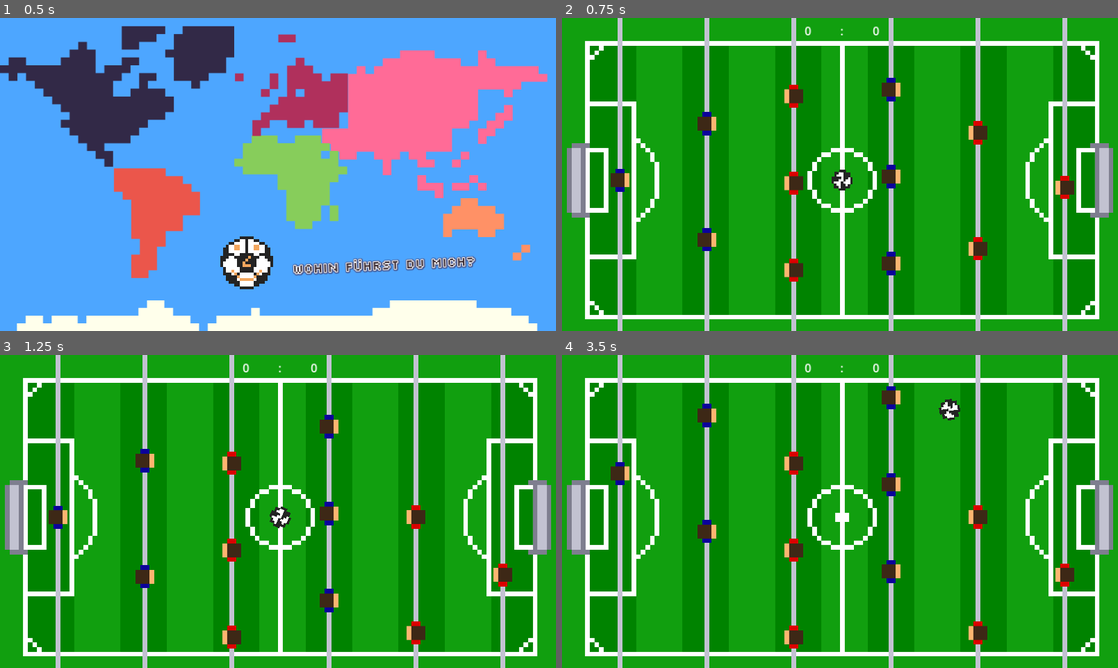
Above: before the commit, frames 1-4 (two rows, left to right).
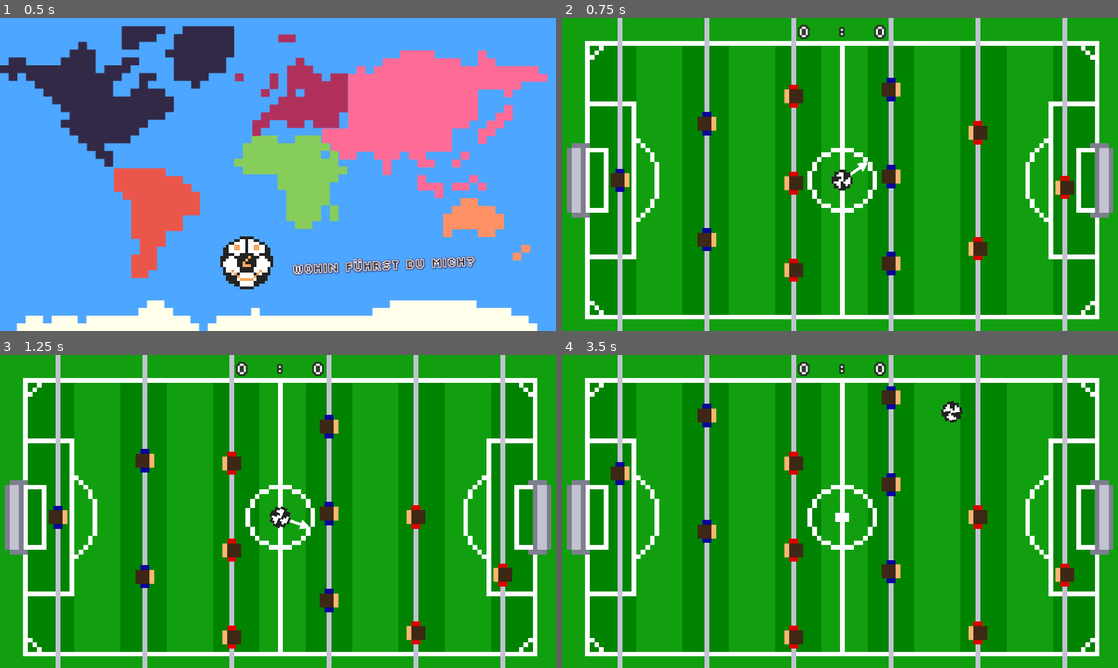
Above: after the commit, the same moments.

Repository: HephaistosForge/Boltzplatz
Game: Godot game, scene res://scenes/main_menu/main_menu.tscn
Two runs of this game, one before a commit and one after it. Both use one fixed random seed, a clock stepped at 60 frames per second and the inputs below. The engine's default icon, where the game draws it, is replaced by a stand-in: a white triangle on a blue panel in a dark square.
Inputs (mouse positions are in pixels of both pictures, inside the frame that each line leads up to):
- Up to frame 1 (0.5 s): no input
- Up to frame 2 (0.75 s): tap Enter (kick_player_right) at 0.5 s; move the mouse to (990, 118) at 0.52 s; hold Down (down_player_right) from 0.53 s (still down); click (990, 118) at 0.67 s
- Up to frame 3 (1.25 s): keep holding Down (down_player_right)
- Up to frame 4 (3.5 s): move the mouse to (728, 527) at 1.27 s; release Down (down_player_right) at 1.28 s; hold S (down_player_left) 1.28-2.03 s; move the mouse to (895, 442) at 2.02 s; hold Down (down_player_right) 2.03-2.78 s; move the mouse to (812, 574) at 2.77 s; hold W (up_player_left) from 2.78 s (still down); click (812, 574) at 2.92 s

Frame 1 is identical in both runs. In frame 2, 0.3% of the frame differs, in the area x 42-59%, y 2-51%; in frame 3, 0.3%; in frame 4, 0.4%, in the area x 42-72%, y 2-22%.

Commit message:
Add tweens to scorecard, add spinning thing showing where ball will go, randomize ball direction

Diff:
--- a/assets/powerups/power_up_box/power_up_box.tscn
+++ /dev/null
@@ -1,19 +0,0 @@
-[gd_scene load_steps=4 format=3 uid="uid://j18eu1fpt83t"]
-
-[ext_resource type="Script" path="res://assets/powerups/power_up_box/power_up_box.gd" id="1_x53sj"]
-[ext_resource type="Texture2D" uid="uid://cblacb8ye3j5q" path="res://assets/powerups/chest_1.png" id="2_lcyc7"]
-
-[sub_resource type="RectangleShape2D" id="RectangleShape2D_dk5c8"]
-size = Vector2(337, 241)
-
-[node name="PowerUpBox" type="StaticBody2D"]
-scale = Vector2(0.3, 0.3)
-collision_mask = 4
-script = ExtResource("1_x53sj")
-
-[node name="Sprite2D" type="Sprite2D" parent="."]
-texture = ExtResource("2_lcyc7")
-
-[node name="CollisionShape2D" type="CollisionShape2D" parent="."]
-position = Vector2(0.5, -39.5)
-shape = SubResource("RectangleShape2D_dk5c8")
--- a/project.godot
+++ b/project.godot
@@ -72,9 +72,15 @@
 "events": [Object(InputEventKey,"resource_local_to_scene":false,"resource_name":"","device":-1,"window_id":0,"alt_press …(182 unchanged characters)…
 ]
 }
+debug_spawn_powerup={
+"deadzone": 0.5,
+"events": [Object(InputEventKey,"resource_local_to_scene":false,"resource_name":"","device":-1,"window_id":0,"alt_pressed":false,"shift_pressed":false,"ctrl_pressed":false,"meta_pressed":false,"pressed":false,"keycode":0,"physical_keycode":82,"key_label":0,"unicode":114,"echo":false,"script":null)
+]
+}
 
 [layer_names]
 
 2d_physics/layer_1="Player"
 2d_physics/layer_2="Wall"
 2d_physics/layer_3="Ball"
+2d_physics/layer_4="Powerup"
--- a/scenes/ball/ball.gd
+++ b/scenes/ball/ball.gd
@@ -12,6 +12,7 @@
 var left_up = Vector2(-_velocity, -_velocity)
 
 var direction: Vector2
+var direction_as_angle: float
 
 var rotation_offset = 0.02
 
@@ -38,7 +39,11 @@
 
 func choose_random_movement_direction() -> void:
 	var random_index: int = randi_range(0, directions.size() - 1)
-	direction = directions[random_index]
+	var angle = randf_range(-PI / 4, PI / 4)
+	var possibly_flipped = angle * (-1 if randf() < 0.5 else 1)
+	direction = Vector2(cos(possibly_flipped), sin(possibly_flipped)) * _velocity
+	direction_as_angle = possibly_flipped
+	#direction = directions[random_index]
 
 
 func _integrate_forces(state):
@@ -73,9 +78,19 @@
 func _start_moving_after_delay() -> void:
 	if not is_waiting:
 		is_waiting = true
+		choose_random_movement_direction()
+		var overturn_angle = direction_as_angle + TAU/4 + TAU * 5
+		$Pointer.scale = Vector2.ONE
+		var tween = create_tween()
+		tween.tween_property($Pointer, "global_rotation", overturn_angle, 1.8) \
+			.set_ease(Tween.EASE_OUT).set_trans(Tween.TRANS_SINE)
+		tween.parallel().tween_property($Pointer, "scale", Vector2.ONE * 1.2, 1.8) \
+			.set_ease(Tween.EASE_IN).set_trans(Tween.TRANS_ELASTIC)
+		tween.tween_property($Pointer, "scale", Vector2.ONE * .1, 1) \
+			.set_ease(Tween.EASE_OUT).set_trans(Tween.TRANS_ELASTIC)
+
 		await get_tree().create_timer(timeout_after_reset).timeout
 
-		choose_random_movement_direction()
 		self.apply_impulse(direction)
 		apply_torque_impulse(0.01)
 		is_waiting = false
--- a/assets/powerups/power_up.tscn
+++ b/scenes/powerup/power_up.tscn
@@ -1,7 +1,7 @@
 [gd_scene load_steps=2 format=3 uid="uid://b136i0nh3efif"]
 
-[ext_resource type="Script" path="res://assets/powerups/power_up.gd" id="1_pfimi"]
+[ext_resource type="Script" path="res://scenes/powerup/power_up.gd" id="1_ej3yy"]
 
 [node name="power_up" type="Sprite2D"]
 modulate = Color(0, 0, 0, 0)
-script = ExtResource("1_pfimi")
+script = ExtResource("1_ej3yy")
--- a/assets/powerups/power_up_box/power_up_box.gd
+++ b/scenes/powerup/power_up_box/power_up_box.gd
@@ -1,10 +1,15 @@
 extends StaticBody2D
 
-const POWER_UP_PREFAB = preload("res://assets/powerups/power_up.tscn")
+const POWER_UP_PREFAB = preload("res://scenes/powerup/power_up.tscn")
 
 var tween
 var power_up
 var touched_by
+
+func _ready():
+	var tween = create_tween()
+	tween.tween_property(self, "scale", Vector2.ONE * .3, 1) \
+		.set_ease(Tween.EASE_OUT).set_trans(Tween.TRANS_ELASTIC)
 
 
 func _physics_process(_delta: float) -> void:
--- /dev/null
+++ b/scenes/powerup/power_up_box/power_up_box.tscn
@@ -0,0 +1,20 @@
+[gd_scene load_steps=4 format=3 uid="uid://devwafmikks3l"]
+
+[ext_resource type="Script" path="res://scenes/powerup/power_up_box/power_up_box.gd" id="1_qa1wg"]
+[ext_resource type="Texture2D" uid="uid://cblacb8ye3j5q" path="res://assets/powerups/chest_1.png" id="2_e460c"]
+
+[sub_resource type="RectangleShape2D" id="RectangleShape2D_dk5c8"]
+size = Vector2(337, 241)
+
+[node name="PowerUpBox" type="StaticBody2D"]
+scale = Vector2(1e-05, 1e-05)
+collision_layer = 8
+collision_mask = 4
+script = ExtResource("1_qa1wg")
+
+[node name="Sprite2D" type="Sprite2D" parent="."]
+texture = ExtResource("2_e460c")
+
+[node name="CollisionShape2D" type="CollisionShape2D" parent="."]
+position = Vector2(0.5, -39.5)
+shape = SubResource("RectangleShape2D_dk5c8")
--- a/PowerUpSpawner.gd
+++ b/scenes/powerup/power_up_spawner.gd
@@ -5,10 +5,14 @@
 const MIN_Y = 130
 const MAX_Y = 960
 
-const POWER_UP_BOX_PREFAB = preload("res://assets/powerups/power_up_box/power_up_box.tscn")
+const POWER_UP_BOX_PREFAB = preload("res://scenes/powerup/power_up_box/power_up_box.tscn")
 
 
 func _on_timer_timeout() -> void:
 	var power_up_prefab = POWER_UP_BOX_PREFAB.instantiate()
 	add_child(power_up_prefab)
 	power_up_prefab.global_position = Vector2i(randi_range(MIN_X, MAX_X), randi_range(MIN_Y, MAX_Y))
+
+func _input(event):
+	if event.is_action_pressed("debug_spawn_powerup"):
+		_on_timer_timeout()
--- a/scenes/score/score.gd
+++ b/scenes/score/score.gd
@@ -1,5 +1,6 @@
 extends Control
 
+@onready var container = $HBoxContainer
 @onready var label_player_left = $HBoxContainer/LabelPlayerLeft
 @onready var label_player_right = $HBoxContainer/LabelPlayerRight
 @onready var ball = get_tree().get_first_node_in_group("Ball")
@@ -28,7 +29,7 @@
 	score_player_right -= 1
 	_update_ui()
 
-func remove_one_from_player_lef():
+func remove_one_from_player_left():
 	score_player_left -= 1
 	_update_ui()
 
@@ -38,16 +39,32 @@
 	_update_ui()
 
 func _update_ui():
+	var left_changed = label_player_left.text != str(score_player_left)
+	var right_changed = label_player_right.text != str(score_player_right)
 	label_player_left.text = str(score_player_left)
 	label_player_right.text = str(score_player_right)
+
+	var changed = int(left_changed) - int(right_changed)
+	if changed:
+		var label = {1: label_player_left, -1: label_player_right}[changed]
+		var time = .7
+		var tween = create_tween()
+		tween.tween_property(container, "rotation", .05 * changed, time) \
+			.set_ease(Tween.EASE_OUT).set_trans(Tween.TRANS_ELASTIC)
+		tween.parallel().tween_property(label, "scale", Vector2.ONE * 1.7, time) \
+			.set_ease(Tween.EASE_OUT).set_trans(Tween.TRANS_ELASTIC)
+		tween.tween_property(container, "rotation", 0, time) \
+			.set_ease(Tween.EASE_OUT).set_trans(Tween.TRANS_ELASTIC)
+		tween.parallel().tween_property(label, "scale", Vector2.ONE, time) \
+			.set_ease(Tween.EASE_OUT).set_trans(Tween.TRANS_ELASTIC)
 
 func check_score():
 	if score_player_left >= POINTS_TO_WIN or score_player_right >= POINTS_TO_WIN:
 		ball.game_over = true
 		var win_dialog = WIN_DIALOG_PREFAB.instantiate()
 		if score_player_left >= POINTS_TO_WIN:
-			text = "Player Blau hat gewonnen!"
+			text = "Spieler Blau hat gewonnen!"
 		if score_player_right >= POINTS_TO_WIN:
-			text = "Player Rot hat gewonnen!"
+			text = "Spieler Rot hat gewonnen!"
 		self.add_child(win_dialog)
 		win_dialog.set_win_text(text)
--- a/scenes/score/score.tscn
+++ b/scenes/score/score.tscn
@@ -1,39 +1,43 @@
-[gd_scene load_steps=2 format=3 uid="uid://cc4ft5f0g0mm2"]
+[gd_scene load_steps=4 format=3 uid="uid://cc4ft5f0g0mm2"]
 
+[ext_resource type="Theme" uid="uid://c1kdyrtvrsdx2" path="res://scenes/themes/theme.tres" id="1_jjd6m"]
 [ext_resource type="Script" path="res://scenes/score/score.gd" id="1_pn7yh"]
+[ext_resource type="LabelSettings" uid="uid://cxhfcmn8251s1" path="res://scenes/themes/score_label_settings.tres" id="3_xp5py"]
 
 [node name="Score" type="Control" groups=["Score"]]
+z_index = 100
 layout_mode = 3
 anchors_preset = 15
 anchor_right = 1.0
 anchor_bottom = 1.0
 grow_horizontal = 2
 grow_vertical = 2
+theme = ExtResource("1_jjd6m")
 script = ExtResource("1_pn7yh")
 
 [node name="HBoxContainer" type="HBoxContainer" parent="."]
 layout_mode = 0
 offset_left = 556.0
-offset_top = 15.0
 offset_right = 1346.0
-offset_bottom = 73.0
+offset_bottom = 90.0
+pivot_offset = Vector2(394, 31)
 theme_override_constants/separation = 100
 alignment = 1
 
 [node name="LabelPlayerLeft" type="Label" parent="HBoxContainer"]
 layout_mode = 2
 theme_override_font_sizes/font_size = 40
-text = "
-"
+text = "0"
+label_settings = ExtResource("3_xp5py")
 
 [node name="LabelDivider" type="Label" parent="HBoxContainer"]
 layout_mode = 2
 theme_override_font_sizes/font_size = 40
-text = ":
-"
+text = ":"
+label_settings = ExtResource("3_xp5py")
 
 [node name="LabelPlayerRight" type="Label" parent="HBoxContainer"]
 layout_mode = 2
 theme_override_font_sizes/font_size = 40
-text = "
-"
+text = "0"
+label_settings = ExtResource("3_xp5py")
--- /dev/null
+++ b/scenes/themes/score_label_settings.tres
@@ -0,0 +1,9 @@
+[gd_resource type="LabelSettings" format=3 uid="uid://cxhfcmn8251s1"]
+
+[resource]
+font_size = 56
+outline_size = 22
+outline_color = Color(0.133333, 0.133333, 0.133333, 1)
+shadow_size = 0
+shadow_color = Color(0.223529, 0.223529, 0.223529, 0.490196)
+shadow_offset = Vector2(0, 0)
--- a/world.tscn
+++ b/world.tscn
@@ -19,12 +19,18 @@
 [ext_resource type="Texture2D" uid="uid://c4iie3dslo1eu" path="res://assets/backgrounds/Spielfeld_mud.png" id="17_nrmpk"]
 [ext_resource type="Texture2D" uid="uid://b0bmt7fb5tf1e" path="res://assets/backgrounds/Spielfeld_ice.png" id="18_v38ye"]
 [ext_resource type="Texture2D" uid="uid://8hhmj0w3twnx" path="res://assets/backgrounds/Spielfeld_sand.png" id="19_6fitr"]
-[ext_resource type="Script" path="res://PowerUpSpawner.gd" id="20_qcogc"]
+[ext_resource type="Script" path="res://scenes/powerup/power_up_spawner.gd" id="20_63u4r"]
 
 [node name="World" type="Node2D"]
 
 [node name="Ball" parent="." instance=ExtResource("1_554e4")]
-z_index = 1
+z_index = 3
+
+[node name="Pointer" type="Line2D" parent="Ball"]
+z_index = -1
+points = PackedVector2Array(0, 0, 0, -100, 10, -80, -10, -80, 0, -100)
+width = 10.037
+end_cap_mode = 2
 
 [node name="Camera2D" type="Camera2D" parent="."]
 anchor_mode = 0
@@ -173,10 +179,10 @@
 
 [node name="PowerUpSpawner" type="Node2D" parent="."]
 position = Vector2(1735, 940)
-script = ExtResource("20_qcogc")
+script = ExtResource("20_63u4r")
 
 [node name="Timer" type="Timer" parent="PowerUpSpawner"]
-wait_time = 10.0
+wait_time = 30.0
 autostart = true
 
 [connection signal="timeout" from="PowerUpSpawner/Timer" to="PowerUpSpawner" method="_on_timer_timeout"]
Renamed: assets/powerups/power_up.gd -> scenes/powerup/power_up.gd
Not shown: 1 places in world.tscn that only renumber resources
